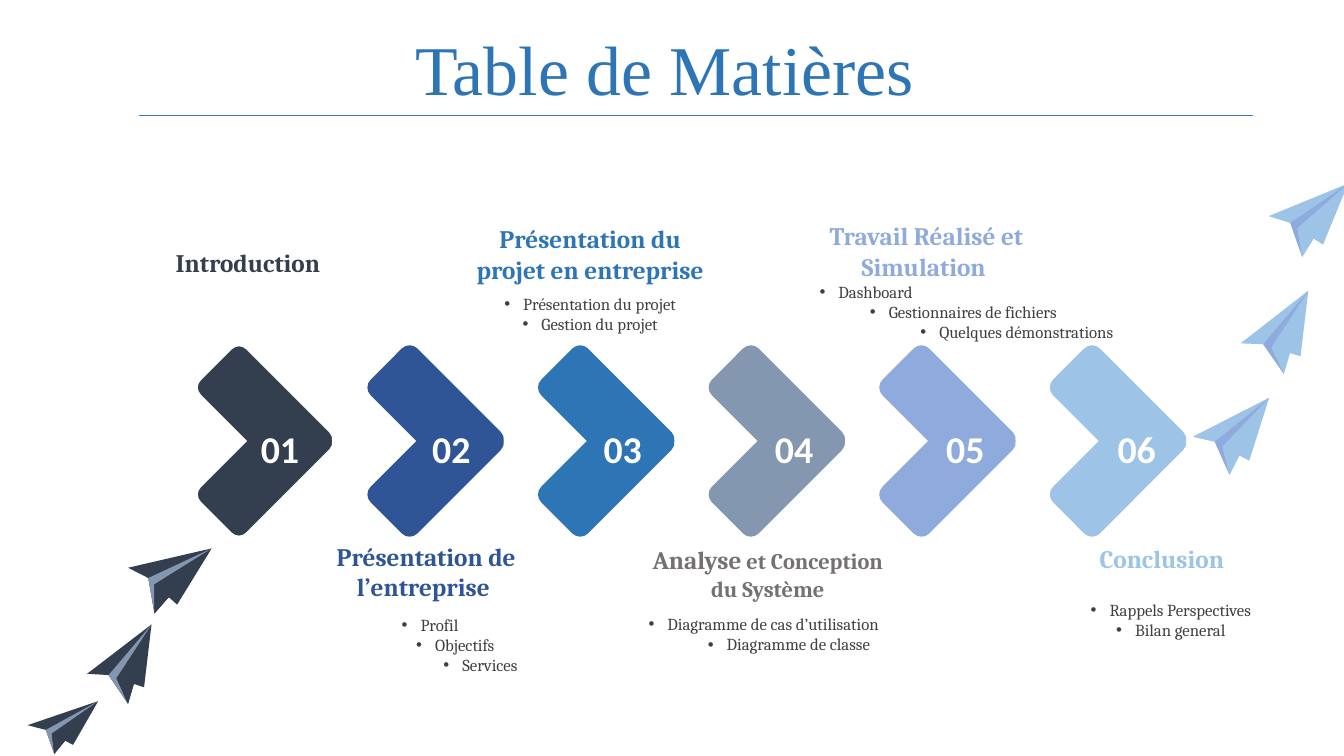
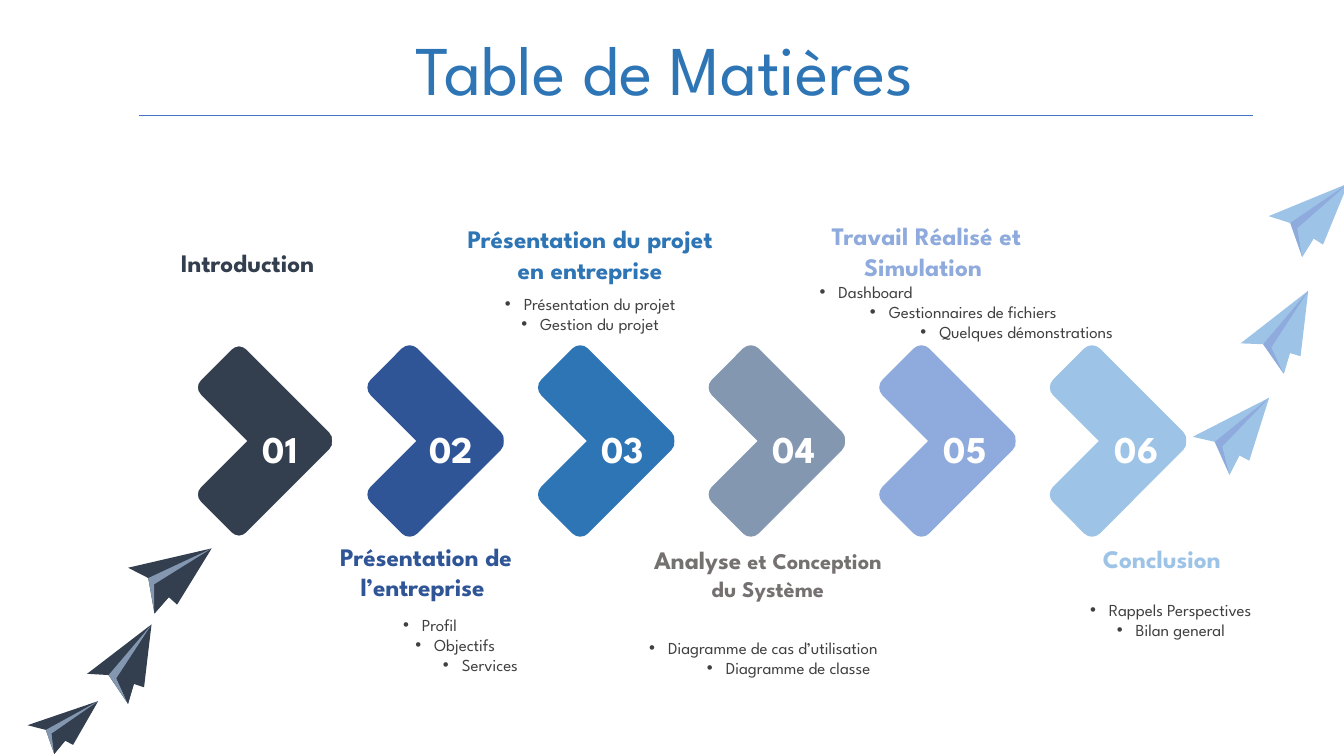
Before and after one commit to Claude127/stageX2, a slide deck: slide 2 of Presentation1.pptx. Drawn at 1344x756 pixels with LibreOffice and Linux fonts; fonts in the diff are those of the drawing. Boxes give left, top, right and bottom in pixels: in the first picture for what was removed or moved away, otherwise in the second. Text is boxed around its words. In the diff, an @@ line names an element or a change of style, - is before the commit and + after.

```diff
--- a/Presentation1.pptx
+++ b/Presentation1.pptx
@@ text "Table de Matières" at <box>416,47,913,116</box>: font Times New Roman to League Spartan @@
@@ font Calibri to League Spartan in 6 elements at <box>263,437,298,464</box>, <box>429,437,473,464</box>, <box>601,437,644,464</box>, <box>773,437,815,464</box>, <box>944,438,987,464</box>, <box>1115,438,1159,464</box> @@
@@ font Cambria to League Spartan in 11 elements at <box>1109,604,1251,640</box>, <box>1103,551,1221,568</box>, <box>832,228,1021,276</box>, <box>422,619,518,671</box>, <box>340,548,512,602</box>, <box>524,298,675,334</box>, <box>468,230,712,285</box>, <box>181,254,314,273</box>, <box>838,286,1112,342</box>, <box>654,551,882,602</box>, <box>668,642,877,678</box> @@
@@ text "Diagramme de cas d’utilisation": place and size @@
-text "Diagramme de cas d’utilisation" at <box>667,618,879,654</box>
+text "Diagramme de cas d’utilisation" at <box>668,642,877,678</box>
```
Also in this commit, not shown: 25 other slides changed.
